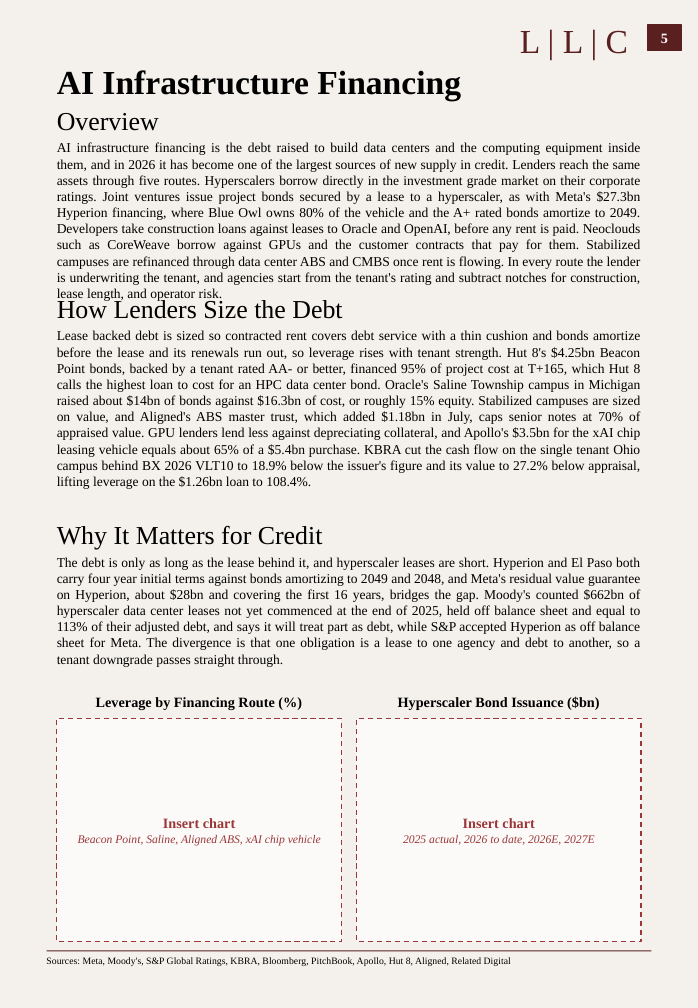
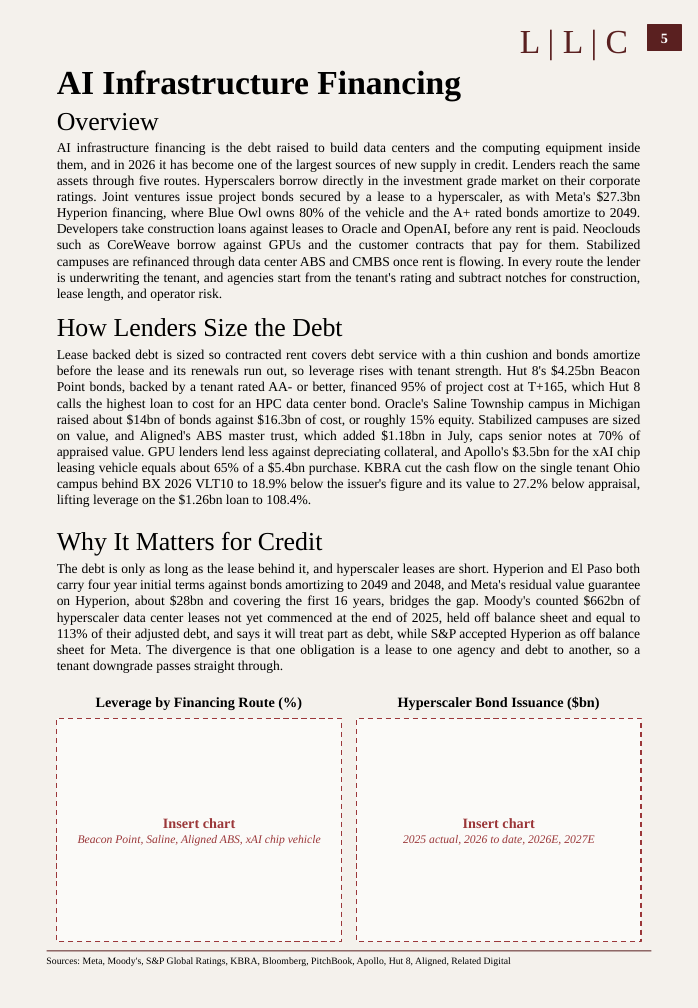
Before and after one commit to Wmccoach-source/LLC-Research-Monthly-File, a slide deck: slide 2 of outputs/LLC_AI_Infrastructure_Case_Study.pptx. Drawn at 698x1008 pixels with LibreOffice and Linux fonts; fonts in the diff are those of the drawing; background and template pictures are left out. Boxes give left, top, right and bottom in pixels: in the first picture for what was removed or moved away, otherwise in the second. Text is boxed around its words. In the diff, an @@ line names an element or a change of style, - is before the commit and + after.

```diff
--- a/outputs/LLC_AI_Infrastructure_Case_Study.pptx
+++ b/outputs/LLC_AI_Infrastructure_Case_Study.pptx
@@ text "How Lenders Size the Debt": place and size @@
-text "How Lenders Size the Debt" at box(57, 297, 342, 319)
+text "How Lenders Size the Debt" at box(57, 318, 342, 337)
@@ text "Lease backed debt is sized ...": place and size @@
-text "Lease backed debt is sized ..." at box(57, 330, 641, 489)
+text "Lease backed debt is sized ..." at box(57, 349, 641, 507)
@@ text "Why It Matters for Credit": place and size @@
-text "Why It Matters for Credit" at box(57, 525, 323, 550)
+text "Why It Matters for Credit" at box(57, 531, 323, 556)
@@ text "The debt is only as ...": place and size @@
-text "The debt is only as ..." at box(57, 557, 641, 667)
+text "The debt is only as ..." at box(57, 563, 641, 673)
```
Also in this commit, not shown: 2 other slides changed, 2 other files.
